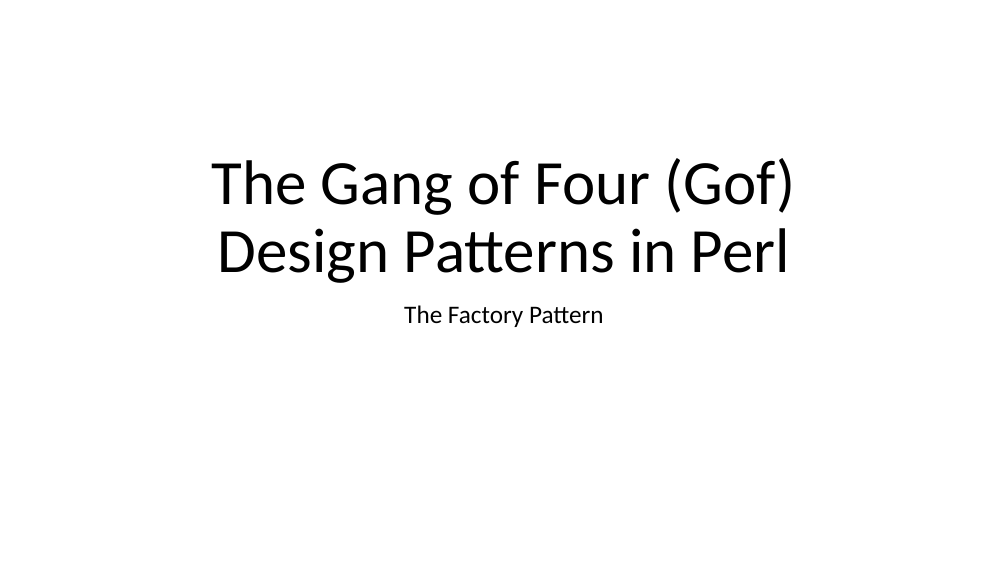
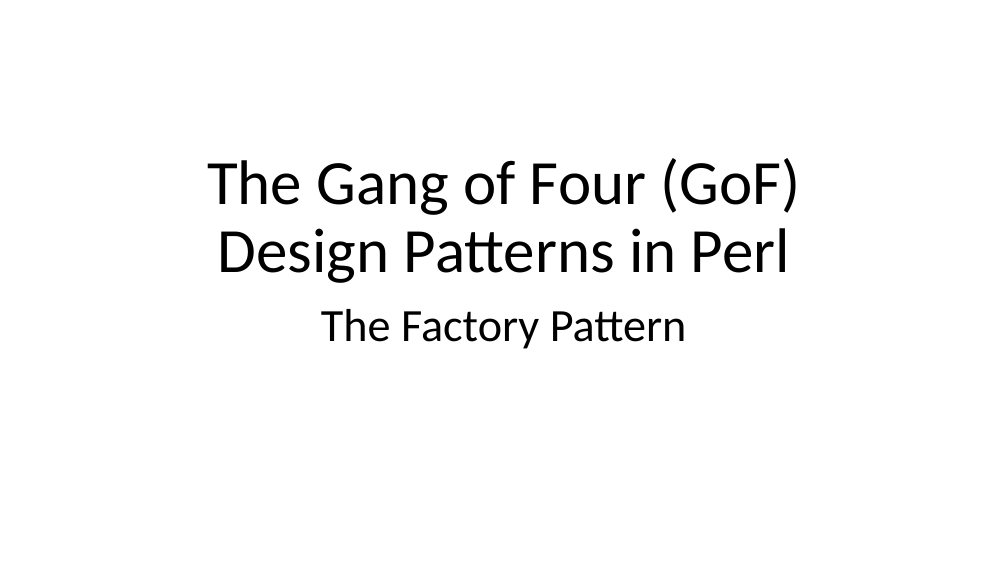
Before and after one commit to janman27929/OOP_perl, a slide deck: slide 1 of Factory/Factory.pptx. Drawn at 1008x567 pixels with LibreOffice and Linux fonts; fonts in the diff are those of the drawing. Boxes give left, top, right and bottom in pixels: in the first picture for what was removed or moved away, otherwise in the second. Text is boxed around its words. In the diff, an @@ line names an element or a change of style, - is before the commit and + after.

```diff
--- a/Factory/Factory.pptx
+++ b/Factory/Factory.pptx
@@ title at bbox=[207, 158, 800, 283]: text changed @@
-The Gang of Four (Gof) Design Patterns in Perl
+The Gang of Four (GoF) Design Patterns in Perl
@@ subtitle "The Factory Pattern" at bbox=[321, 309, 687, 349]: size 24 to 44 pt @@
```
Also in this commit, not shown: 2 other slides changed, 3 slides added.
